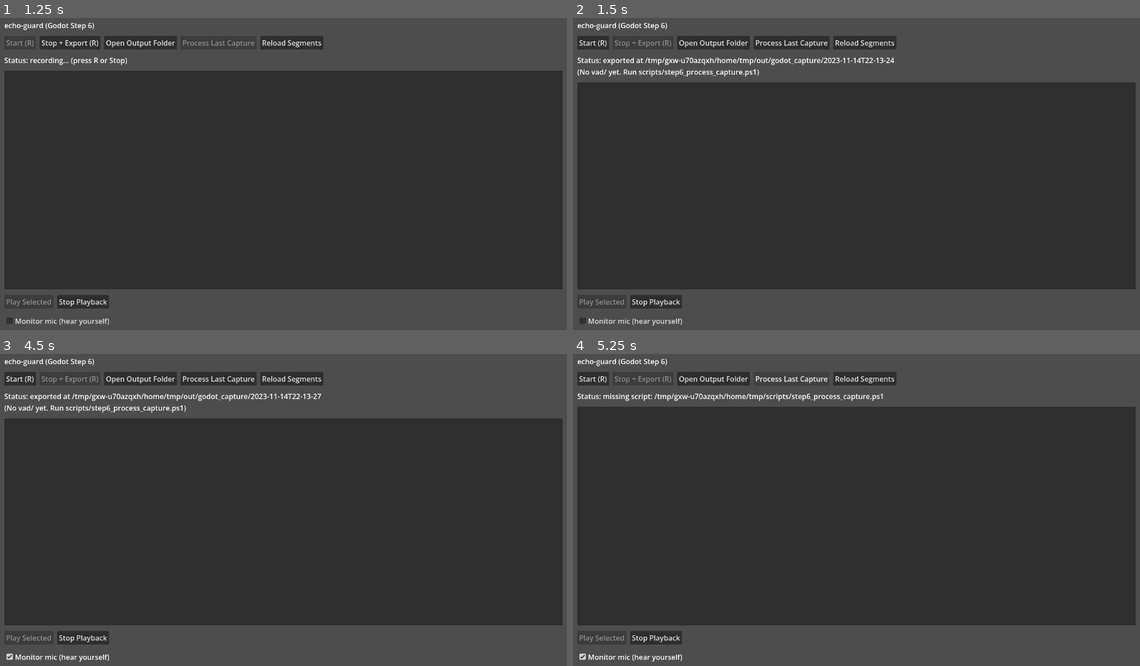
Above: before the commit, frames 1-4 (two rows, left to right).
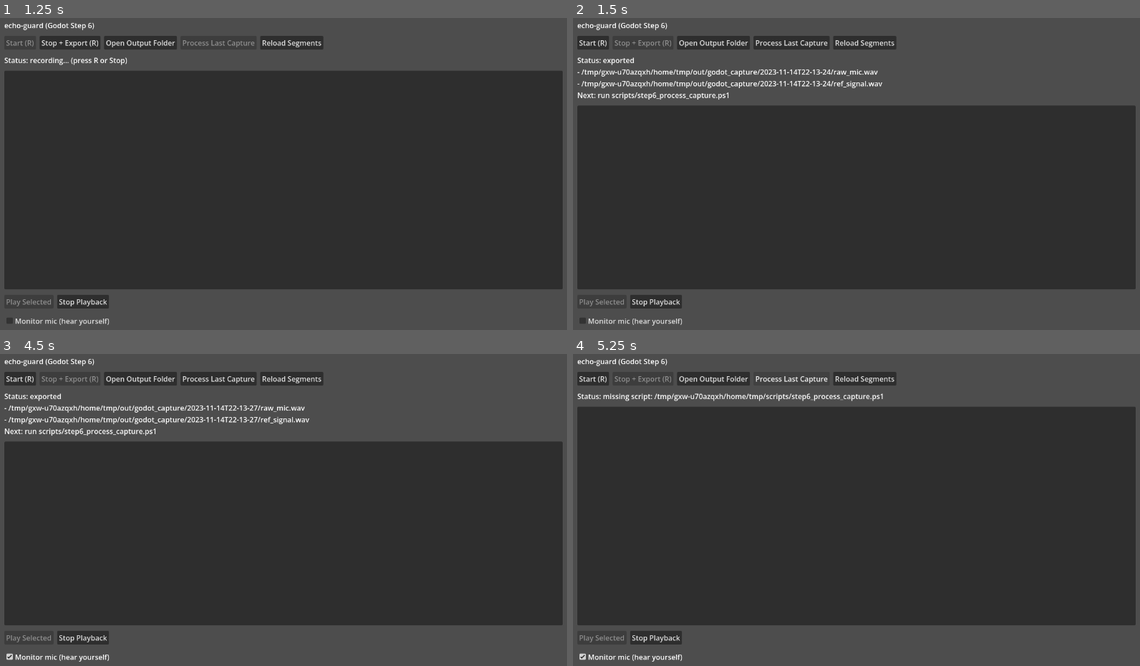
Above: after the commit, the same moments.

Repository: lemonhall/echo-guard
Game: Godot game, scene res://scenes/main.tscn
Same seed, same stepped clock (60 frames per second), same inputs: the game is played once before the commit and once after it.
Inputs:
- Up to frame 1 (1.25 s): click "Start (R)" at 0.5 s
- Up to frame 2 (1.5 s): click "Stop + Export (R)" at 1.25 s
- Up to frame 3 (4.5 s): click "Start (R)" at 2 s; click "Open Output Folder" at 2.75 s; click "Monitor mic (hear yourself)" at 3.5 s; click "Stop + Export (R)" at 4.25 s
- Up to frame 4 (5.25 s): click "Process Last Capture" at 5 s

Frame 1 is identical in both runs. In frame 2, 8.2% of the frame differs, in the area x 0-100%, y 12-29%; in frame 3, 8.2%; in frame 4, nothing differs.

Commit message:
fix(godot): avoid misleading vad status during processing

Diff:
--- a/godot/scripts/echo_guard_main.gd
+++ b/godot/scripts/echo_guard_main.gd
@@ -94,7 +94,7 @@
 	print("[echo-guard] next: run scripts/step6_process_capture.ps1 -CaptureDir \"%s\"" % out_dir)
 
 	_set_status("Status: exported\n- %s\n- %s\nNext: run scripts/step6_process_capture.ps1" % [mic_wav, ref_wav])
-	_reload_segments()
+	_reload_segments(false)
 	_update_ui()
 
 
@@ -291,6 +291,7 @@
 	_stop_btn.disabled = not _recording
 	_play_btn.disabled = _segments.get_selected_items().is_empty()
 	_process_btn.disabled = _recording or _proc_running
+	_reload_btn.disabled = _proc_running
 
 
 func _set_mic_monitor(enabled: bool) -> void:
@@ -327,20 +328,22 @@
 	return _out_dir_abs.path_join(entries[entries.size() - 1])
 
 
-func _reload_segments() -> void:
+func _reload_segments(update_status: bool = true) -> void:
 	var base := _last_capture_dir
 	if base == "":
 		base = _latest_capture_dir()
 	if base == "":
 		_segments.clear()
-		_set_status("Status: no captures yet. Press Start/Stop to export first.")
+		if update_status:
+			_set_status("Status: no captures yet. Press Start/Stop to export first.")
 		return
 
 	var vad_dir := base.path_join("vad")
 	_segments.clear()
 
 	if not DirAccess.dir_exists_absolute(vad_dir):
-		_set_status("Status: exported at %s\n(No vad/ yet. Run scripts/step6_process_capture.ps1)" % base)
+		if update_status:
+			_set_status("Status: exported at %s\n(No vad/ yet. Run scripts/step6_process_capture.ps1)" % base)
 		return
 
 	var d := DirAccess.open(vad_dir)
@@ -366,9 +369,14 @@
 
 	var vad_txt := vad_dir.path_join("vad_result.txt")
 	if FileAccess.file_exists(vad_txt):
-		_set_status("Status: segments loaded (%d) from %s" % [files.size(), vad_dir])
+		if update_status:
+			_set_status("Status: segments loaded (%d) from %s" % [files.size(), vad_dir])
 	else:
-		_set_status("Status: vad/ exists but vad_result.txt missing: %s" % vad_dir)
+		if update_status:
+			if _proc_running:
+				_set_status("Status: processing… (waiting for vad_result.txt)\n%s" % vad_dir)
+			else:
+				_set_status("Status: vad/ exists but vad_result.txt missing: %s" % vad_dir)
 
 	_update_ui()
 
@@ -453,11 +461,10 @@
 	_proc_running = false
 
 	if code == 0:
-		_set_status("Status: processed OK\n%s" % cap_dir)
+		_reload_segments(true)
 	else:
 		_set_status("Status: process failed (code=%d)\n%s\n\n%s" % [code, cap_dir, text])
-
-	_reload_segments()
+		_reload_segments(false)
 	_update_ui()
 
 
